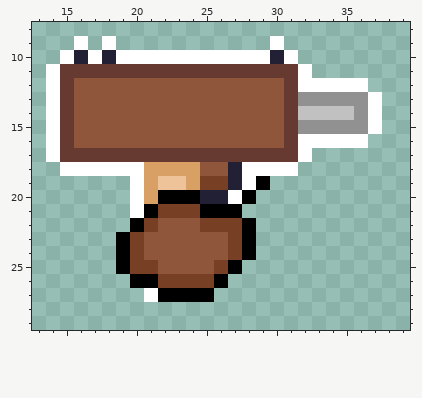
Edited in one commit: pixel-art sprite (Assets/Resources/Sprites/Weapons/SMGWithHands.png). This is how it looked before the edit.
The file is 48x32 pixels. Shown: x 13..39, y 8..29.
New version:
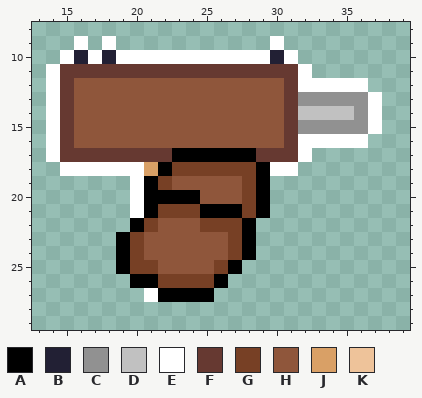
Palette (. is transparent): A #000000  B #222034  C #919191  D #c1c1c1  E #ffffff  F #663931  G #774025  H #8f563b  J #d9a066  K #eec39a
Edits made:
The edit adds colour A in rows 20 to 21 at x 29.
Colour E gives way to colour A in row 18 at x 29.
Colour F gives way to colour A in row 17 at x 23 to 28.
Colour J gives way to colour A in row 18 at x 22; in rows 19 to 20 at x 21.
The edit adds colour G in row 21 at x 28.
Colour A gives way to colour G in row 20 at x 28.
Colour B gives way to colour G in row 18 at x 27.
Colour E gives way to colour G in rows 18 to 19 at x 28.
Colour H gives way to colour G in row 18 at x 25 to 26.
Colour J gives way to colour G in row 18 at x 23 to 24.
Colour K gives way to colour G in row 19 at x 22.
Colour B gives way to colour H in row 19 at x 27; in row 20 at x 25 to 26.
Colour E gives way to colour H in row 20 at x 27.
Colour G gives way to colour H in row 19 at x 25 to 26.
Colour J gives way to colour H in row 19 at x 24.
Colour K gives way to colour H in row 19 at x 23.
